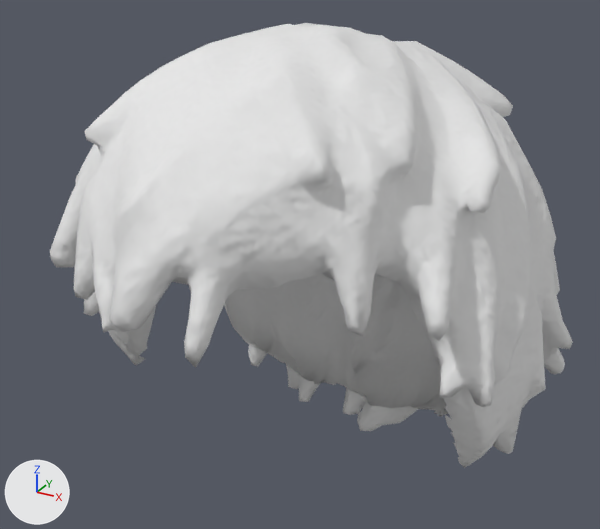
Renders of the glTF model game/assets/models/characters/hair/tousled/tousled.glb from each side of a commit.
Camera for both pictures: a camera (50 mm lens) standing at (0.139, -0.257, 1.831) and looking at (-0.008, 0.01, 1.698). Lighting does not change. The marker at lower left points along +X, +Y and +Z. The picture after the commit comes second.

The scene before the commit, as lines of its bpy script (objects in view):
```python
me_tousled = bpy.data.meshes.new('tousled')
me_tousled.from_pydata(...)  # 2306 vertices, 4400 faces; spans x -0.097..0.096, y -0.102..0.121, z 1.584..1.793
me_tousled.materials.append(mat_wm_tousled)  # its picture is missing
ob_tousled = bpy.data.objects.new('tousled', me_tousled)
ob_tousled.location = (0.0, 0.0, 0.0)
```
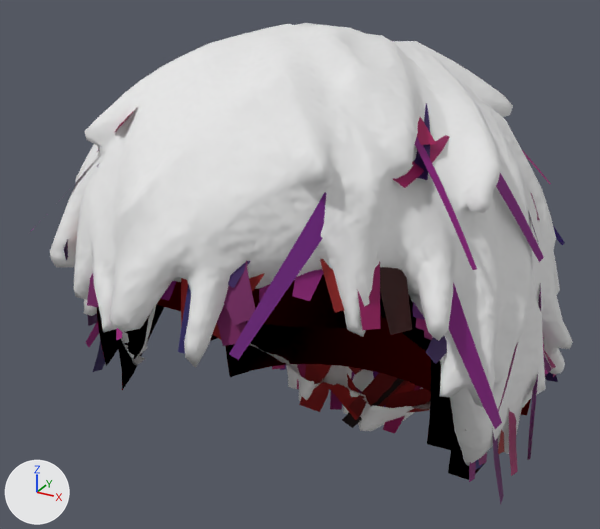
Where the change shows, as pixel boxes [x1, y1, x2, y2] in the pictures (600 x 529 px):
'tousled_cards', added: after [29, 41, 565, 504]

The change, as a list of edits to the scene's bpy script:
```text
Add mat_wm_tousled_cards:
    mat_wm_tousled_cards = bpy.data.materials.new('WM_tousled_cards')
    # nodes: BsdfPrincipled, Math, Mix, OutputMaterial, VertexColor
    # colours: beige #aa9079, mixed with the vertex colours
Add me_tousled_cards:
    me_tousled_cards.from_pydata(...)  # 4190 vertices, 4115 faces; spans x -0.093..0.095, y -0.1..0.116, z 1.587..1.787
    me_tousled_cards.materials.append(mat_wm_tousled_cards)
Add ob_tousled_cards:
    ob_tousled_cards = bpy.data.objects.new('tousled_cards', me_tousled_cards)
    ob_tousled_cards.location = (0.0, 0.0, 0.0)
```
